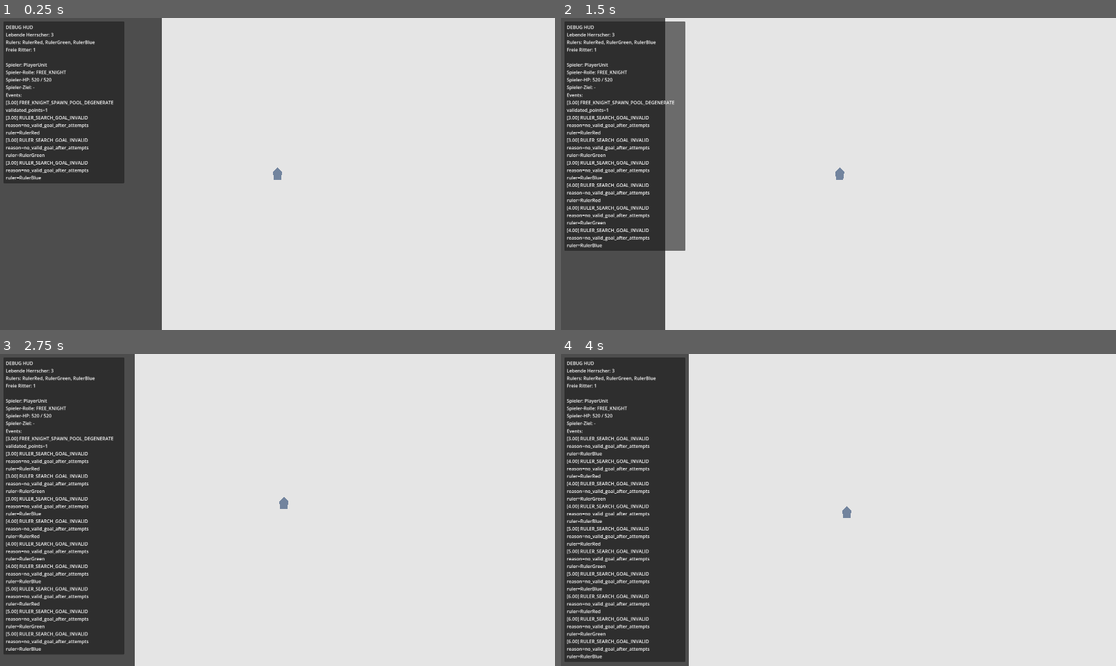
Above: before the commit, frames 1-4 (two rows, left to right).
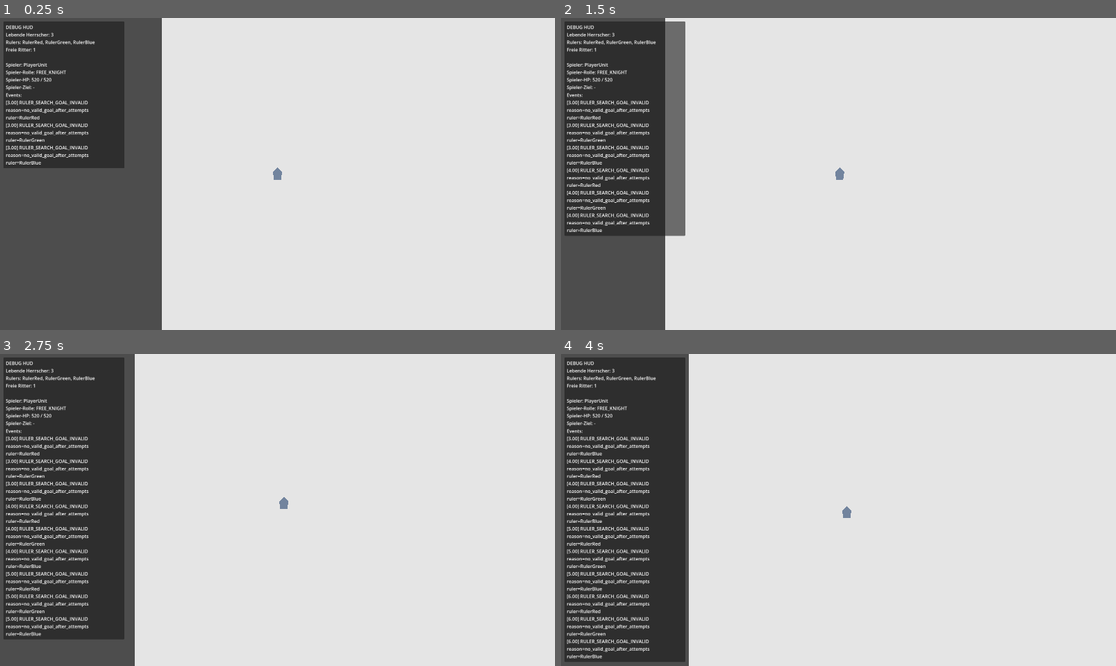
Above: after the commit, the same moments.

Repository: cblab/kingslayer
Game: Godot game, scene res://scenes/Main.tscn
Same seed, same stepped clock (60 frames per second), same inputs: the game is played once before the commit and once after it.
Inputs (mouse positions are in pixels of both pictures, inside the frame that each line leads up to):
- Up to frame 1 (0.25 s): no input
- Up to frame 2 (1.5 s): tap Enter at 0.5 s; move the mouse to (960, 158) at 0.52 s; click (960, 158) at 0.67 s; move the mouse to (727, 189) at 1.27 s; click (727, 189) at 1.42 s
- Up to frame 3 (2.75 s): move the mouse to (333, 441) at 2.02 s; click (333, 441) at 2.17 s
- Up to frame 4 (4 s): move the mouse to (810, 572) at 2.77 s; click (810, 572) at 2.92 s; move the mouse to (1005, 556) at 3.52 s; click (1005, 556) at 3.67 s

The runs differ from the first frame. In frame 1, 2.1% of the frame differs, in the area x 0-23%, y 26-54%; in frame 2, 3.1%; in frame 3, 4.1%, in the area x 0-23%, y 26-97%; in frame 4, less than 0.1%.
Error after the commit: Attempt to call function 'get_region_rid' in base 'null instance' on a null instance. (res://scripts/world.gd:45)

Commit message:
Add nav diagnostic logging in World._ready

Diff:
--- a/scripts/world.gd
+++ b/scripts/world.gd
@@ -34,10 +34,30 @@
 
 func _ready() -> void:
 	_spawn_rng.randomize()
-	_prepare_periodic_free_knight_spawn_points()
 	_periodic_spawn_cooldown = periodic_free_knight_spawn_interval
 	_stabilize_world_state()
 	_refresh_debug_hud()
+
+	await get_tree().process_frame
+	await get_tree().process_frame
+
+	var world_map = get_world_2d().navigation_map
+	var region_rid = $NavigationRegion2D.get_region_rid()
+
+	var world_center = NavigationServer2D.map_get_closest_point(
+		world_map, Vector2(640.0, 360.0)
+	)
+
+	var region_p1 = NavigationServer2D.region_get_random_point(region_rid, 1, false)
+	var region_p2 = NavigationServer2D.region_get_random_point(region_rid, 1, false)
+	var region_p3 = NavigationServer2D.region_get_random_point(region_rid, 1, false)
+
+	print("NAV_DIAG world_center=", world_center,
+		" region_p1=", region_p1,
+		" region_p2=", region_p2,
+		" region_p3=", region_p3)
+
+	_prepare_periodic_free_knight_spawn_points()
 
 func log_event(event_type: String, data: Dictionary) -> void:
 	if event_type.is_empty():
